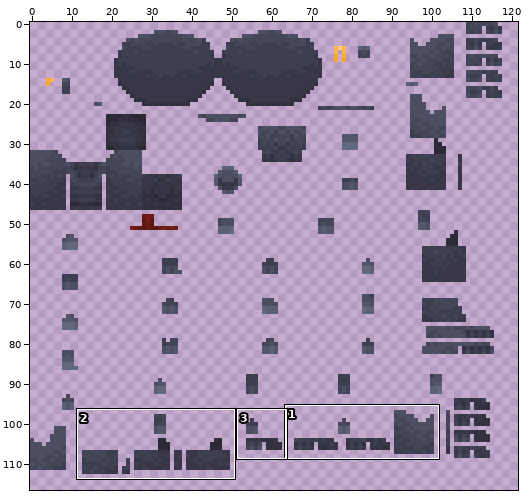
File history of a sprite sheet, src/main/resources/assets/stargate/textures/blockentities/dhd.png. Above, an overview of the earlier version with the close-up marked.
Close-up. First the earlier version:
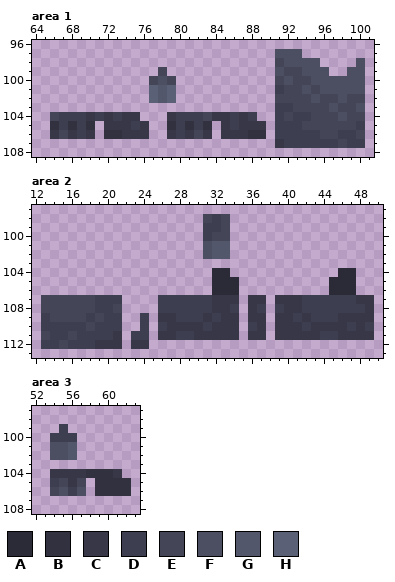
The file is 128x128 pixels. Shown: area 1: x 64..101, y 96..108; area 2: x 12..50, y 97..113; area 3: x 52..63, y 97..108. The wide view leaves out empty margins. The commit also changed other parts of the picture, which this record leaves out.
Palette (. is transparent): A #2b2b37  B #31313f  C #373747  D #3d3e4f  E #444658  F #4c4f62  G #53576b  H #5a6075
Pixels before, area 1, first column x 66:
 97 .........................FFF.......
 98 .........................EFFFF....F
 99 ............E............FEEFFF..FF
100 ...........EFE...........EFEEFFFFFF
101 ...........HGH...........DEEFEFFFFF
102 ...........HGH...........EEEEFEEFEE
103 .........................DDEEEEFEEF
104 EDDDCDCDCC...CDDDECCDCD..DEDDEEEFEE
105 BDBDB.CCCDC..BDBDB.CDCCC.DDDEEEEEED
106 CECDC.BBCCC..CDCEC.CCCBB.DDDDDEEDDE
107 .........................CDDDDDDEDD
Pixels before, area 2, first column x 13:
 98 ..................EDE................
 99 ..................DDE................
100 ..................DEE................
101 ..................FGG................
102 ..................FGG................
103 .....................................
104 ...................AA............AA..
105 ...................AAA..........AAA..
106 ...................AAA..........AAA..
107 EEEEEEDDD....DDDDDDCCC.CC.CCCDDDDDDCC
108 EEEEEEDDE....DDDDDDCCD.CD.DCCDDDDDDDC
109 DEEEEDEDD..D.CCDDDCDCC.CC.CCDCDDDCCCC
110 DDDDDEDDD..D.DCCCCDCCC.DC.CCCDCCCCDCD
111 EDDEDDDDC.DD.CCDDCCCCC.CC.CCCCCDDCCCC
112 DDEDDDCCC.CC.........................
Pixels before, area 3, first column x 54:
 99 .D.......
100 DDD......
101 FFG......
102 FFG......
103 .........
104 CCCCBBBC.
105 DECE.BBBB
106 EFDF.BBBB
New version:
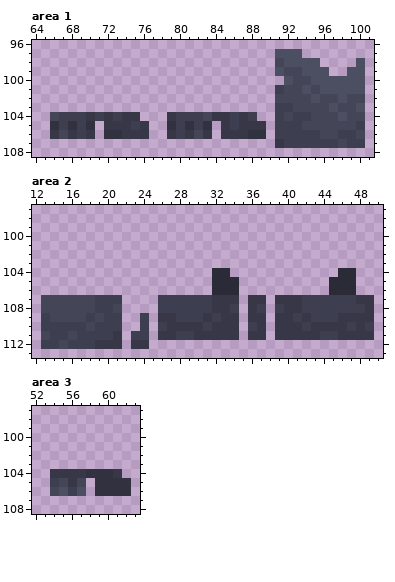
Diff:
Area 1:
Colour E is removed in row 99 at x 78; in row 100 at x 77, 79 and 91.
Colour F is removed in row 100 at x 78.
Colour G is removed in rows 101 to 102 at x 78.
Colour H is removed in rows 101 to 102 at x 77 and 79.
Area 2:
Colour D is removed in row 98 at x 32; in row 99 at x 31 to 32; in row 100 at x 31.
Colour E is removed in row 98 at x 31 and 33; in row 99 at x 33; in row 100 at x 32 to 33.
Colour F is removed in rows 101 to 102 at x 31.
Colour G is removed in rows 101 to 102 at x 32 to 33.
Area 3:
Colour D is removed in row 99 at x 55; in row 100 at x 54 to 56.
Colour F is removed in rows 101 to 102 at x 54 to 55.
Colour G is removed in rows 101 to 102 at x 56.
